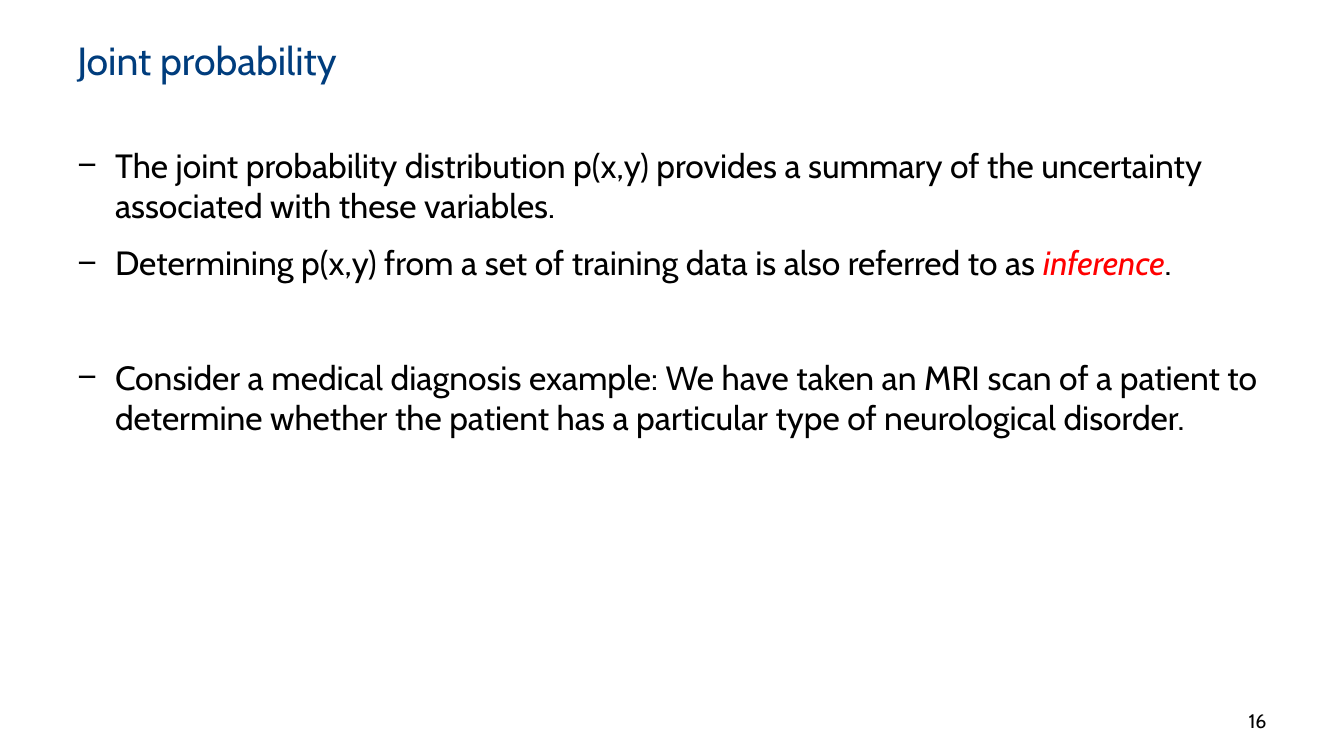
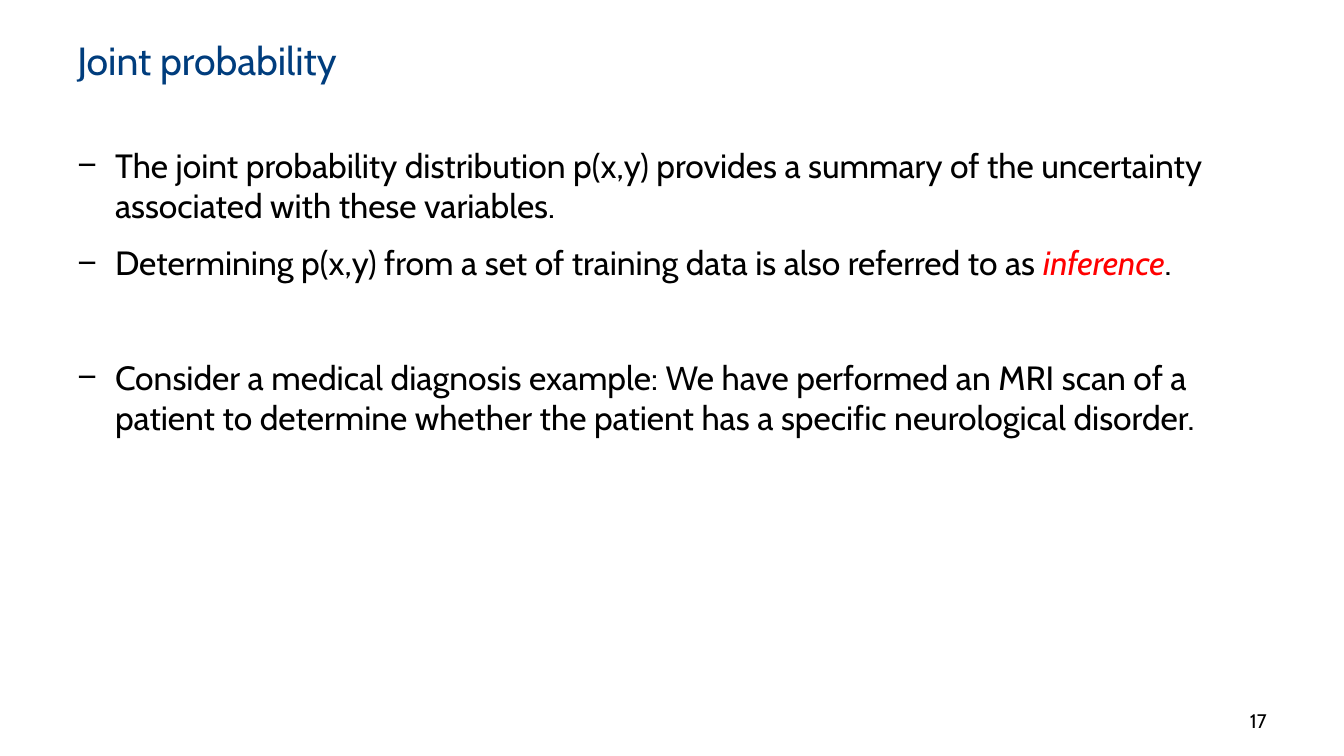
Before and after one commit to ML4NS/ml4ns.github.io, a slide deck: slide 17 of slides/04- Bayesian models/ML4NuerScience_BayesianModels.pptx (slide 16 before the commit). Drawn at 1344x756 pixels with LibreOffice and Linux fonts; fonts in the diff are those of the drawing; background and template pictures are left out. Boxes give left, top, right and bottom in pixels: in the first picture for what was removed or moved away, otherwise in the second. Text is boxed around its words. In the diff, an @@ line names an element or a change of style, - is before the commit and + after.

```diff
--- a/slides/04- Bayesian models/ML4NuerScience_BayesianModels.pptx
+++ b/slides/04- Bayesian models/ML4NuerScience_BayesianModels.pptx
@@ text at [115, 364, 1195, 438]: text changed @@
-− Consider a medical diagnosis example: We have taken an MRI scan of a patient to determine whether the patient has a particular type of neurological disorder.
+− Consider a medical diagnosis example: We have performed an MRI scan of a patient to determine whether the patient has a specific neurological disorder.
@@ page number at [1250, 714, 1267, 728]: text changed @@
-16
+17
```
Also in this commit, not shown: 26 other slides changed, 2 slides added, 1 other file.
